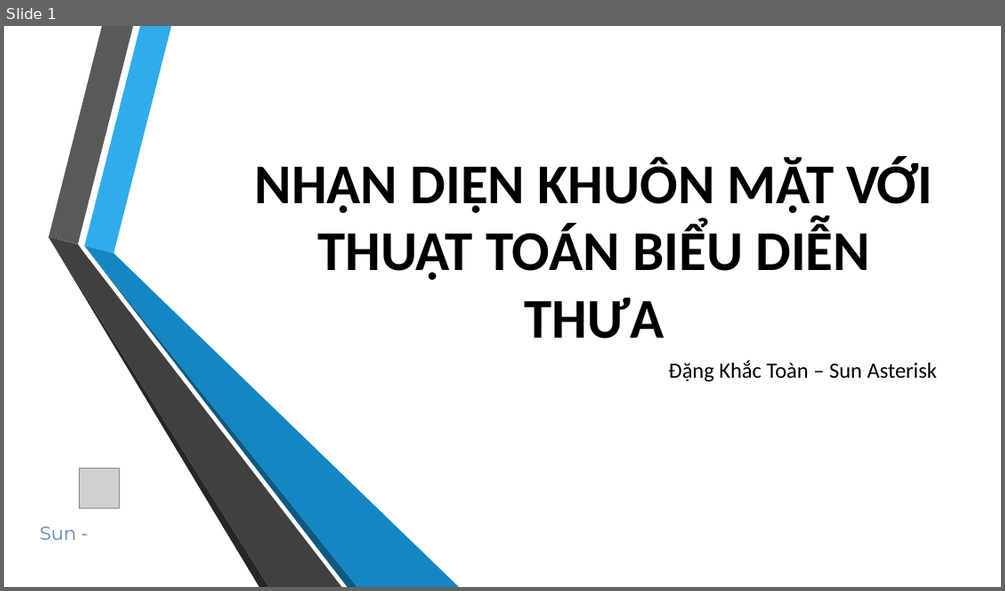
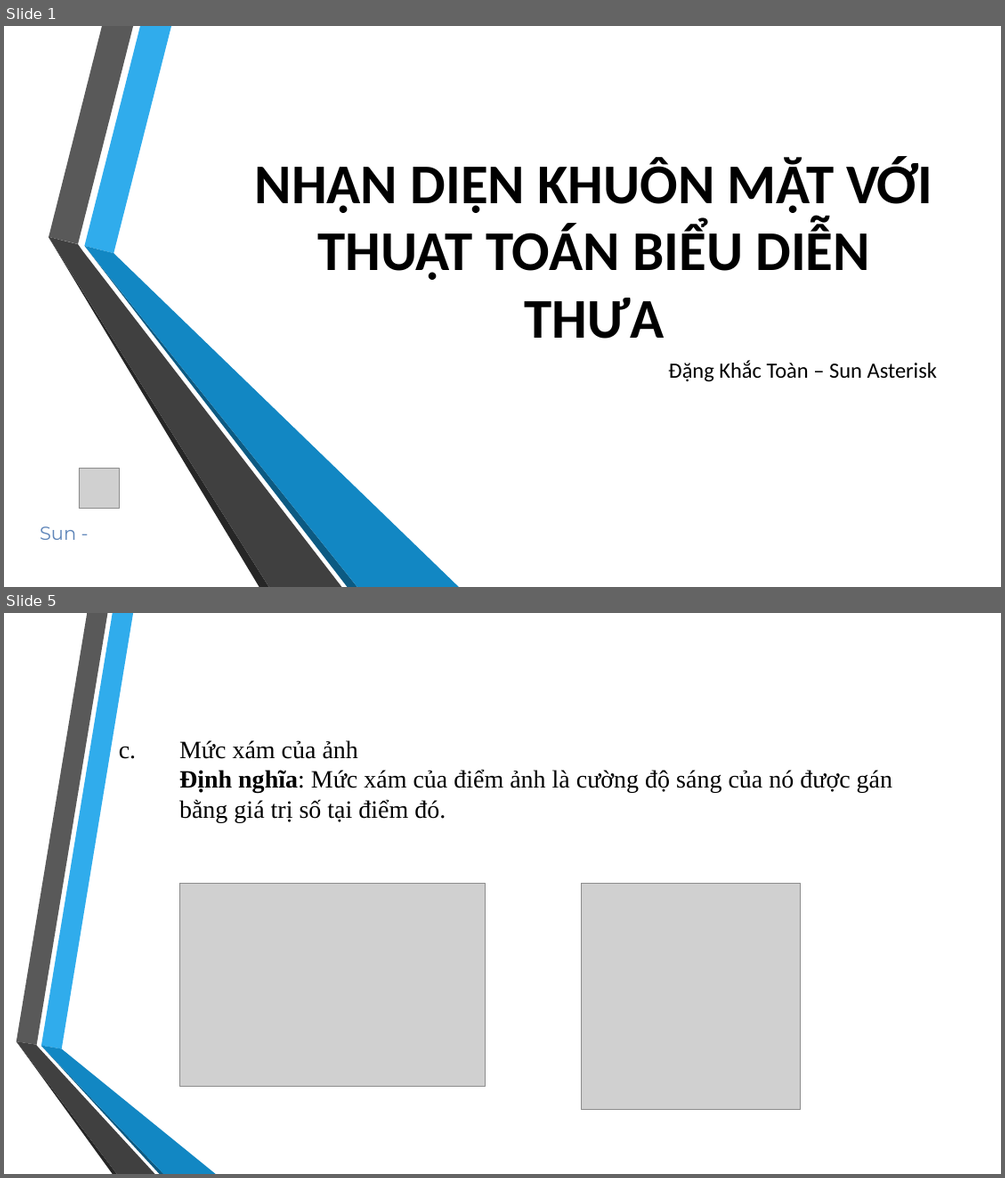
Before and after one commit to khactoan/Face-recognition-tool, a slide deck: Sun seminar/Bieu dien thua.pptx. Shown one above the other, each under a label of ours: slide 1 before the commit, slides 1 and 5 after it; the slides between them are not shown. The pictures are 1005x591 and 1005x1178 pixels, drawn with LibreOffice and Linux fonts; fonts in the diff are those of the drawing; grey boxes stand for pictures; background and template pictures are left out. Boxes give left, top, right and bottom in pixels: in the first picture for what was removed or moved away, otherwise in the second. Text is boxed around its words. In the diff, an @@ line names an element or a change of style, - is before the commit and + after.

```diff
--- a/Sun seminar/Bieu dien thua.pptx
+++ b/Sun seminar/Bieu dien thua.pptx
@@ slide 5 added at box(4, 613, 1001, 1174), background picture (left out) @@
@@ title added at box(179, 740, 892, 822), 24 pt, text #000000 @@
+c. Mức xám của ảnh
+   Định nghĩa: Mức xám của điểm ảnh là cường độ sáng của nó được gán bằng giá trị số tại điểm đó.
@@ picture added at box(179, 883, 485, 1086) @@
@@ picture added at box(582, 883, 801, 1109) @@
@@ group added at box(16, 613, 216, 1174): 6 freeform shapes @@
```
Also in this commit, not shown: 11 other slides added, 1 slide removed, 3 other files.
